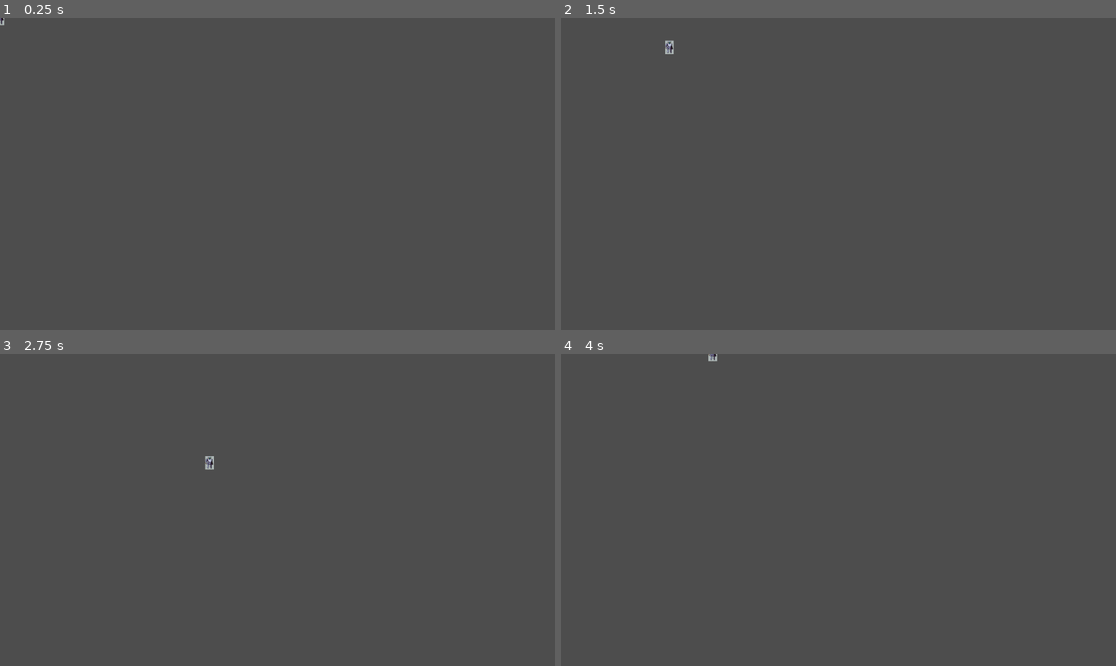
Above: before the commit, frames 1-4 (two rows, left to right).
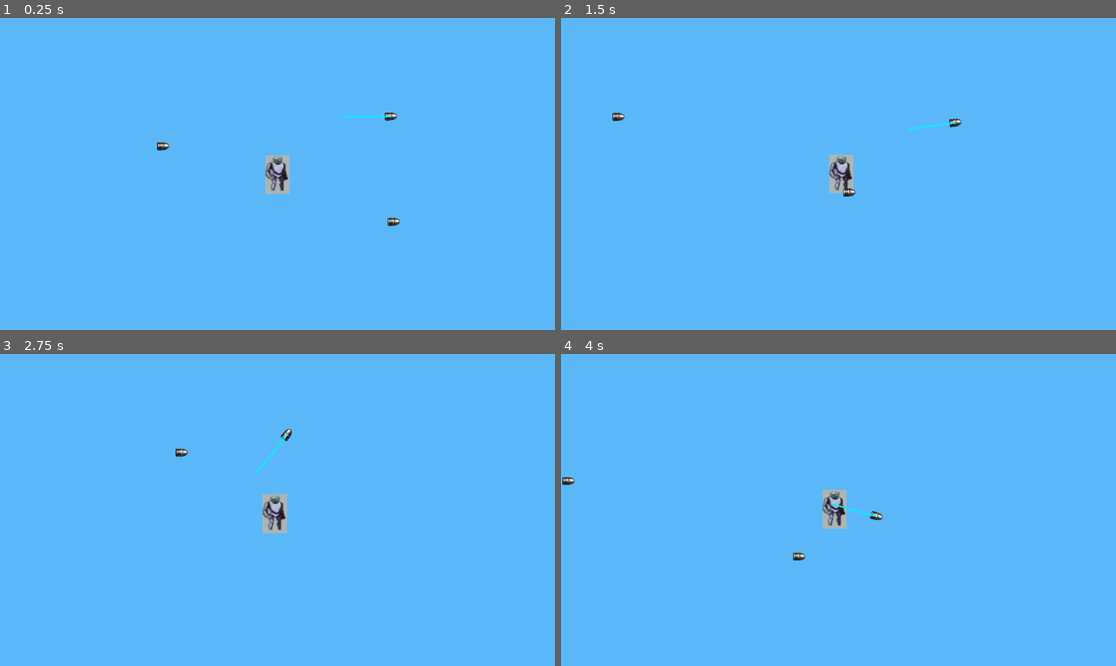
Above: after the commit, the same moments.

Repository: AnatoliyShk/ricochet-godot
Game: Godot game, scene res://room.tscn
The game is run twice, just before and just after one commit, with the same random seed, the same clock (stepped at 60 frames per second) and the same inputs. Before the commit the project starts from res://Player.tscn.
Inputs (mouse positions are in pixels of both pictures, inside the frame that each line leads up to):
- Up to frame 1 (0.25 s): no input
- Up to frame 2 (1.5 s): move the mouse to (960, 158) at 0.52 s; hold Right (ui_right) 0.53-1.28 s; click (960, 158) at 0.67 s; move the mouse to (727, 189) at 1.27 s; hold Down (ui_down) from 1.28 s (still down); click (727, 189) at 1.42 s
- Up to frame 3 (2.75 s): move the mouse to (333, 441) at 2.02 s; release Down (ui_down) at 2.03 s; hold Right (ui_right) from 2.03 s (still down); click (333, 441) at 2.17 s
- Up to frame 4 (4 s): move the mouse to (810, 572) at 2.77 s; release Right (ui_right) at 2.78 s; hold Up (ui_up) 2.78-3.53 s; click (810, 572) at 2.92 s; move the mouse to (1005, 556) at 3.52 s; hold Left (ui_left) from 3.53 s (still down); click (1005, 556) at 3.67 s

The runs differ from the first frame. In frame 1, 100% of the frame differs, in the area x 0-100%, y 0-100%; in frame 2, 100%; in frame 3, 100%; in frame 4, 100%.

Commit message:
Room scene start

Diff:
--- a/Player.tscn
+++ b/Player.tscn
@@ -1,20 +1,25 @@
-[gd_scene load_steps=5 format=3 uid="uid://eranmuupilel"]
+[gd_scene load_steps=6 format=3 uid="uid://eranmuupilel"]
 
 [ext_resource type="Script" uid="uid://bvnv2ow2t0vic" path="res://player.gd" id="1_kne1u"]
 [ext_resource type="Texture2D" uid="uid://dcily5ovlympl" path="res://{F204A5F7-09C6-4AF1-AB24-38A3EB3C585C}.png" id="1_kpjcp"]
 [ext_resource type="PackedScene" uid="uid://dxmnguvpk2lp4" path="res://projectile.tscn" id="1_xhfnw"]
+[ext_resource type="Script" uid="uid://d30kxt58rf4rh" path="res://camera_2d.gd" id="4_e80uo"]
 
 [sub_resource type="CapsuleShape2D" id="CapsuleShape2D_0rwas"]
+radius = 29.0
+height = 98.0
 
-[node name="Area2D" type="CharacterBody2D"]
+[node name="Player" type="CharacterBody2D"]
 script = ExtResource("1_kne1u")
+projectile_scene = ExtResource("1_xhfnw")
 
 [node name="CollisionShape2D" type="CollisionShape2D" parent="."]
+position = Vector2(0, -1)
 shape = SubResource("CapsuleShape2D_0rwas")
 
 [node name="Sprite2D" type="Sprite2D" parent="."]
 position = Vector2(0, 1)
-scale = Vector2(0.5725807, 0.38698632)
+scale = Vector2(1.63, 1.1)
 texture = ExtResource("1_kpjcp")
 
 [node name="WeaponPivot" type="Node2D" parent="."]
@@ -23,3 +28,6 @@
 
 [node name="Area2D" parent="." instance=ExtResource("1_xhfnw")]
 position = Vector2(86, -119)
+
+[node name="Camera2D" type="Camera2D" parent="."]
+script = ExtResource("4_e80uo")
--- /dev/null
+++ b/camera_2d.gd
@@ -0,0 +1,48 @@
+extends Camera2D
+
+# Camera smoothing settings
+@export var follow_speed: float = 8.0  # Higher = snappier camera
+@export var look_ahead_distance: float = 170.0  # How far ahead to look toward mouse
+@export var look_ahead_smoothing: float = 3.0  # How smooth the look-ahead is
+
+# Optional: Camera shake
+@export var shake_enabled: bool = false
+var shake_amount: float = 0.0
+var shake_decay: float = 5.0
+
+@onready var player = get_parent()
+
+func _ready():
+	# Make this camera the active one
+	make_current()
+
+func _process(delta):
+	if not player:
+		return
+
+	# Calculate target position
+	var target_pos = player.global_position
+
+	# Add look-ahead toward mouse cursor
+	if look_ahead_distance > 0:
+		var mouse_pos = get_global_mouse_position()
+		var direction_to_mouse = (mouse_pos - player.global_position).normalized()
+		var look_ahead = direction_to_mouse * look_ahead_distance
+		target_pos += look_ahead * delta * look_ahead_smoothing
+
+	# Smooth camera movement (inertia)
+	global_position = global_position.lerp(target_pos, follow_speed * delta)
+
+	# Apply camera shake if enabled
+	if shake_enabled and shake_amount > 0:
+		offset = Vector2(
+			randf_range(-shake_amount, shake_amount),
+			randf_range(-shake_amount, shake_amount)
+		)
+		shake_amount = max(0, shake_amount - shake_decay * delta)
+	else:
+		offset = Vector2.ZERO
+
+# Call this function to shake the camera (e.g., when shooting)
+func apply_shake(amount: float):
+	shake_amount = amount
--- a/player.gd
+++ b/player.gd
@@ -2,6 +2,11 @@
 
 @export var move_speed: float = 300.0
 @export var projectile_scene: PackedScene
+
+@onready var camera = $Camera2D  # Reference to camera
+
+var can_shoot: bool = true
+var shoot_cooldown: float = 0.2  # Time between shots in seconds
 
 func _physics_process(delta):
 	# Movement
@@ -20,31 +25,43 @@
 	velocity = input_dir * move_speed
 	move_and_slide()
 
-	# Shooting - use mouse button directly
-	if Input.is_mouse_button_pressed(MOUSE_BUTTON_LEFT):
-		shoot()
+func _input(event):
+	# Shoot on left mouse button click (not hold)
+	if event is InputEventMouseButton:
+		if event.button_index == MOUSE_BUTTON_LEFT and event.pressed and can_shoot:
+			shoot()
 
 func shoot():
-	print("Shoot function called!")
-
 	if not projectile_scene:
 		print("ERROR: Projectile scene not assigned!")
 		return
 
-	print("Creating projectile...")
+	if not can_shoot:
+		return
+
+	# Prevent rapid firing
+	can_shoot = false
+	await get_tree().create_timer(shoot_cooldown).timeout
+	can_shoot = true
 
 	# Create projectile
 	var projectile = projectile_scene.instantiate()
 
-	# Set position at player
-	projectile.global_position = global_position
-	print("Spawning at player: ", global_position)
+	# Calculate direction from player to mouse cursor
+	var mouse_pos = get_global_mouse_position()
+	var direction = (mouse_pos - global_position).normalized()
 
-	# Set direction towards mouse
-	var direction = (get_global_mouse_position() - global_position).normalized()
+	# Set projectile properties
 	projectile.direction = direction
 	projectile.rotation = direction.angle()
+	projectile.global_position = global_position
+	projectile.shooter = self  # Tell bullet who shot it
 
-	# Add to scene
-	get_parent().add_child(projectile)
-	print("Projectile spawned!")
+	# Add to scene root (not parent, to avoid camera issues)
+	get_tree().root.add_child(projectile)
+
+	print("Bullet fired toward: ", mouse_pos)
+
+	# Camera shake on shoot (optional)
+	if camera and camera.has_method("apply_shake"):
+		camera.apply_shake(3.0)
--- a/project.godot
+++ b/project.godot
@@ -11,9 +11,13 @@
 [application]
 
 config/name="Ricochet"
-run/main_scene="uid://eranmuupilel"
+run/main_scene="uid://cqjpgkanek3al"
 config/features=PackedStringArray("4.5", "Forward Plus")
 config/icon="res://icon.svg"
+
+[display]
+
+window/size/mode=2
 
 [input]
 
--- a/projectile.gd
+++ b/projectile.gd
@@ -1,23 +1,28 @@
 extends Area2D
 
-@export var speed: float = 800.0
+@export var speed: float = 600.0  # Reduced from 800 for better visibility
 @export var damage: int = 1
 @export var lifetime: float = 3.0
 @export var bullet_color: Color = Color.YELLOW
-@export var bullet_length: float = 12.0
-@export var bullet_width: float = 3.0
+@export var bullet_length: float = 20.0  # Increased from 12
+@export var bullet_width: float = 6.0    # Increased from 3
 @export var trail_enabled: bool = true
+@export var trail_length: float = 30.0  # How long the trail is
+@export var trail_width: float = 3.0    # How thick the trail is
+@export var trail_color: Color = Color.YELLOW  # Trail color
 
 var direction: Vector2 = Vector2.RIGHT
+var shooter = null  # Reference to who shot this bullet
+var has_left_shooter: bool = false  # Track if bullet has left the shooter
 
 func _ready():
 	# Add trail effect
 	if trail_enabled:
 		var trail = Line2D.new()
-		trail.width = 2
-		trail.default_color = bullet_color
+		trail.width = trail_width
+		trail.default_color = trail_color
 		trail.add_point(Vector2.ZERO)
-		trail.add_point(Vector2(-20, 0))  # Trail behind bullet
+		trail.add_point(Vector2(-trail_length, 0))  # Trail behind bullet
 		add_child(trail)
 
 	# Auto-destroy after lifetime expires
@@ -25,24 +30,51 @@
 	queue_free()
 
 func _draw():
-	# Draw bullet as a rectangle
+	# Draw bullet as a rectangle pointing RIGHT (along positive X-axis)
+	# The player script will rotate the entire node
 	draw_rect(Rect2(-bullet_length/2, -bullet_width/2, bullet_length, bullet_width), bullet_color)
-	# Or draw as a circle
-	# draw_circle(Vector2.ZERO, bullet_width, bullet_color)
+	# Add a bright white core
+	draw_rect(Rect2(-bullet_length/2, -bullet_width/4, bullet_length, bullet_width/2), Color.WHITE)
+	# Optional: Add a pointed tip to show direction clearly
+	var tip_points = PackedVector2Array([
+		Vector2(bullet_length/2, 0),           # Tip point
+		Vector2(bullet_length/2 - 5, -bullet_width/2),  # Top back
+		Vector2(bullet_length/2 - 5, bullet_width/2)    # Bottom back
+	])
+	draw_colored_polygon(tip_points, Color.WHITE)
 
 func _physics_process(delta):
-	position += direction * speed * delta
+	var movement = direction * speed * delta
+	position += movement
+
+	# Check if bullet has moved far enough from shooter
+	if shooter and not has_left_shooter:
+		var distance = global_position.distance_to(shooter.global_position)
+		if distance > 50:  # 50 pixels away from shooter
+			has_left_shooter = true
 
 func _on_body_entered(body):
+	# Ignore the shooter until bullet has left their area
+	if shooter and body == shooter and not has_left_shooter:
+		return
+
+	print("Bullet hit: ", body.name)
+
 	# Check if we hit an enemy or wall
 	if body.is_in_group("enemies"):
 		# Deal damage to enemy
 		if body.has_method("take_damage"):
 			body.take_damage(damage)
 
-	# Destroy projectile on any collision
+	# Destroy projectile on collision
 	queue_free()
 
 func _on_area_entered(area):
-	# Handle collision with other areas if needed
+	# Ignore shooter's areas initially
+	if not has_left_shooter and shooter:
+		# Check if this area belongs to the shooter
+		if area.get_parent() == shooter:
+			return
+
+	# Handle collision with other areas
 	queue_free()
--- a/projectile.tscn
+++ b/projectile.tscn
@@ -6,10 +6,15 @@
 [sub_resource type="CapsuleShape2D" id="CapsuleShape2D_dgwo2"]
 
 [node name="Area2D" type="Area2D"]
+z_index = 3
 script = ExtResource("1_a85iw")
+bullet_color = Color(0.64234495, 0.92629606, 0.99999994, 1)
+trail_length = 100.0
+trail_color = Color(6.3532593e-06, 0.9403702, 0.99044424, 1)
 
 [node name="Sprite2D" type="Sprite2D" parent="."]
-position = Vector2(-1.9073486e-06, -0.9999924)
+position = Vector2(-2.2737368e-13, -0.99999994)
+rotation = 1.5707964
 scale = Vector2(0.2361111, 0.24766356)
 texture = ExtResource("2_qxf0c")
 region_enabled = true
@@ -17,6 +22,7 @@
 
 [node name="CollisionShape2D" type="CollisionShape2D" parent="."]
 position = Vector2(0, -1)
+rotation = 1.5707964
 shape = SubResource("CapsuleShape2D_dgwo2")
 
 [connection signal="body_entered" from="." to="." method="_on_body_entered"]
--- /dev/null
+++ b/room.tscn
@@ -0,0 +1,29 @@
+[gd_scene load_steps=3 format=3 uid="uid://cqjpgkanek3al"]
+
+[ext_resource type="PackedScene" uid="uid://eranmuupilel" path="res://Player.tscn" id="1_88gup"]
+[ext_resource type="PackedScene" uid="uid://dxmnguvpk2lp4" path="res://projectile.tscn" id="1_bisa2"]
+
+[node name="Node2D" type="Node2D"]
+
+[node name="Area2D2" parent="." instance=ExtResource("1_bisa2")]
+position = Vector2(787, 462)
+script = null
+
+[node name="Area2D" parent="." instance=ExtResource("1_bisa2")]
+position = Vector2(308, 305)
+script = null
+
+[node name="Player" parent="." instance=ExtResource("1_88gup")]
+position = Vector2(545, 362)
+
+[node name="CanvasLayer" type="CanvasLayer" parent="."]
+layer = -1
+
+[node name="ColorRect" type="ColorRect" parent="CanvasLayer"]
+anchors_preset = 15
+anchor_right = 1.0
+anchor_bottom = 1.0
+grow_horizontal = 2
+grow_vertical = 2
+mouse_filter = 2
+color = Color(0.35486105, 0.72044885, 0.9724793, 1)
Not shown, added: camera_2d.gd.uid
Binary file added: {A85F81AC-59EE-4991-8B37-A2B883057634}.png
Not shown, added: {A85F81AC-59EE-4991-8B37-A2B883057634}.png.import
